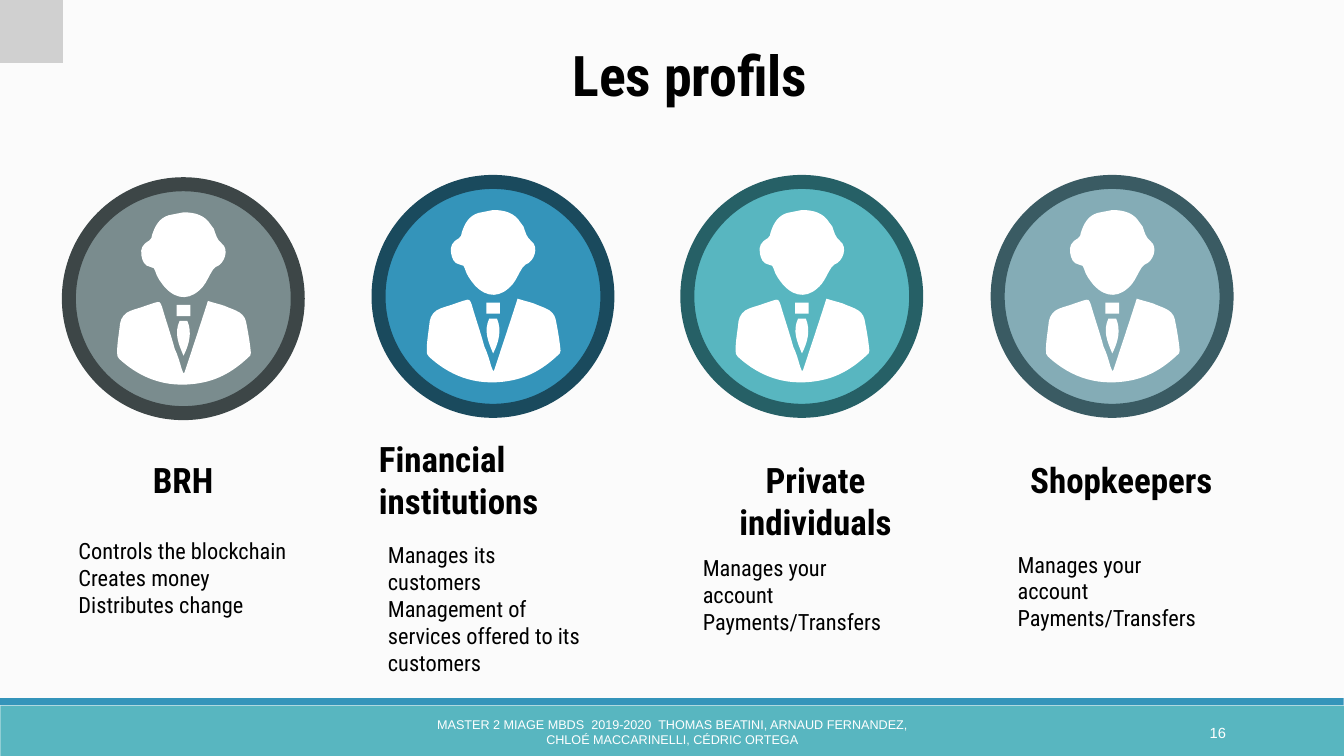
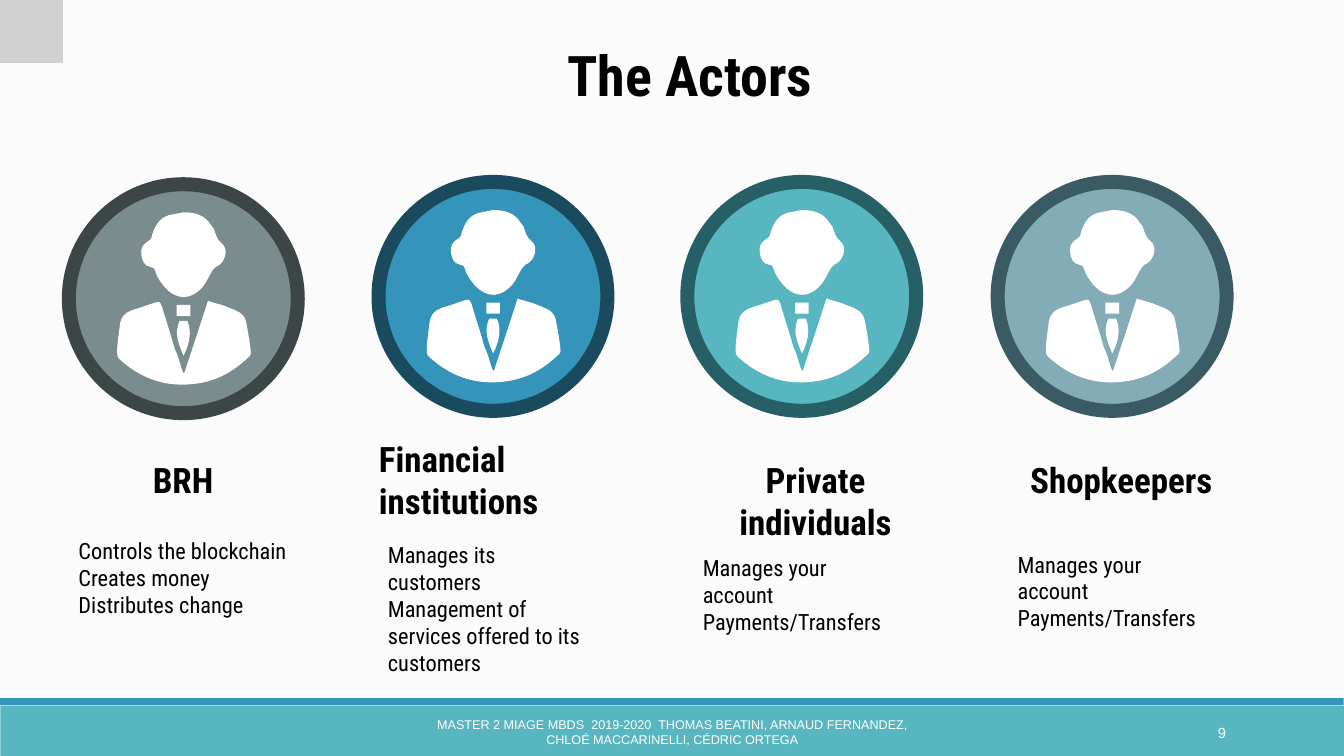
Before and after one commit to ChloeMaccarinelli/digitalGourde, a slide deck: slide 9 of doc/Presentation _digitalGourdeAnglais.pptx (slide 16 before the commit). Drawn at 1344x756 pixels with LibreOffice and Linux fonts; fonts in the diff are those of the drawing; grey boxes stand for pictures. Boxes give left, top, right and bottom in pixels: in the first picture for what was removed or moved away, otherwise in the second. Text is boxed around its words. In the diff, an @@ line names an element or a change of style, - is before the commit and + after.

```diff
--- a/doc/Presentation _digitalGourdeAnglais.pptx
+++ b/doc/Presentation _digitalGourdeAnglais.pptx
@@ text at [567, 54, 812, 97]: text changed @@
-Les profils
+The Actors
@@ page number at [1218, 728, 1226, 738]: text changed @@
-16
+9
```
Also in this commit, not shown: 4 other slides changed, 15 slides removed, 4 other files.
